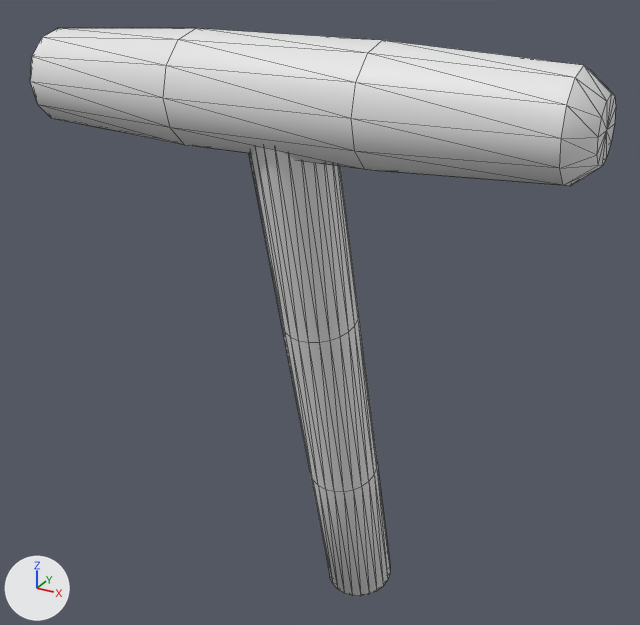
Two versions of the FBX model Models/Forest/Switch/export/Switch.FBX, one commit apart.
Both versions are drawn from a 50 mm lens placed at (1.14, -2.37, 2.16), pointed at (-0.06, -0.19, 1.07). The axes (+X, +Y, +Z) are drawn at lower left. The lights are the same throughout. Mesh edges are drawn as thin lines. Where no turn or scale is listed for an object, it has been applied to the vertices.

The scene before the commit, as lines of its bpy script (objects in view):
```python
me_mesh = bpy.data.meshes.new('Mesh')
me_mesh.from_pydata(...)  # 212 vertices, 416 faces; spans x -1.56..0.0, y -0.15..0.58, z -1.87..0.15
ob_exportswitch = bpy.data.objects.new('ExportSwitch', me_mesh)
ob_exportswitch.location = (0.772, -0.457, 1.762)
```
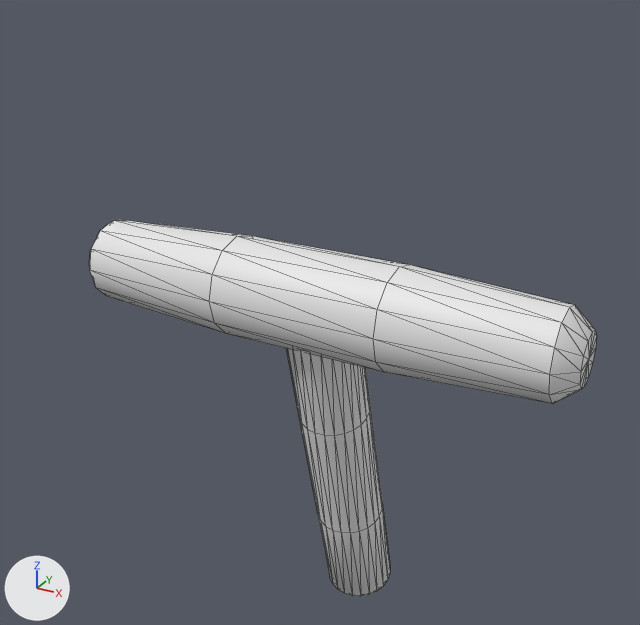
What differs and where, as boxes (x1, y1, x2, y2) in the pictures (640 x 625 px; the box of a moved part takes in the faces that stretch with it):
'ExportSwitch', reshaped (13% narrower, 34% shorter): before (30, 28, 616, 596); after (89, 220, 597, 596)
part 1 of me_mesh, moved or reshaped: before (30, 28, 616, 186); after (89, 220, 597, 403)
part 2 of me_mesh, moved or reshaped: before (310, 464, 390, 596); after (318, 504, 390, 596)
part 3 of me_mesh, moved or reshaped: before (282, 315, 377, 491); after (300, 408, 382, 533)
part 4 of me_mesh, moved or reshaped: before (249, 147, 359, 342); after (286, 348, 370, 435)

The change, as a list of edits to the scene's bpy script:
```text
Change me_mesh:
    where me_mesh.from_pydata(...)  # 212 vertices, 416 faces; spans x -1.56..0.0, y -0.15..0.58, z -1.87..0.15
    used by ob_exportswitch; location = (0.772, -0.457, 1.762)
    me_mesh part 1: the loose piece of 74 vertices spanning x -1.56..0.0, y -0.15..0.15, z -0.15..0.15 is moved by (0.0, 0.15, -0.6)
    me_mesh part 2: all 23 vertices in x -0.88..-0.66, y 0.21..0.43, z -1.29..-1.23 are moved by (0.0, 0.05, -0.2)
    me_mesh part 3: all 23 vertices in x -0.88..-0.66, y 0.05..0.27, z -0.69..-0.63 are moved by (0.0, 0.09, -0.35)
    me_mesh part 4: all 23 vertices in x -0.88..-0.66, y -0.11..0.11, z -0.09..-0.03 are moved by (0.0, 0.17, -0.63)
```
